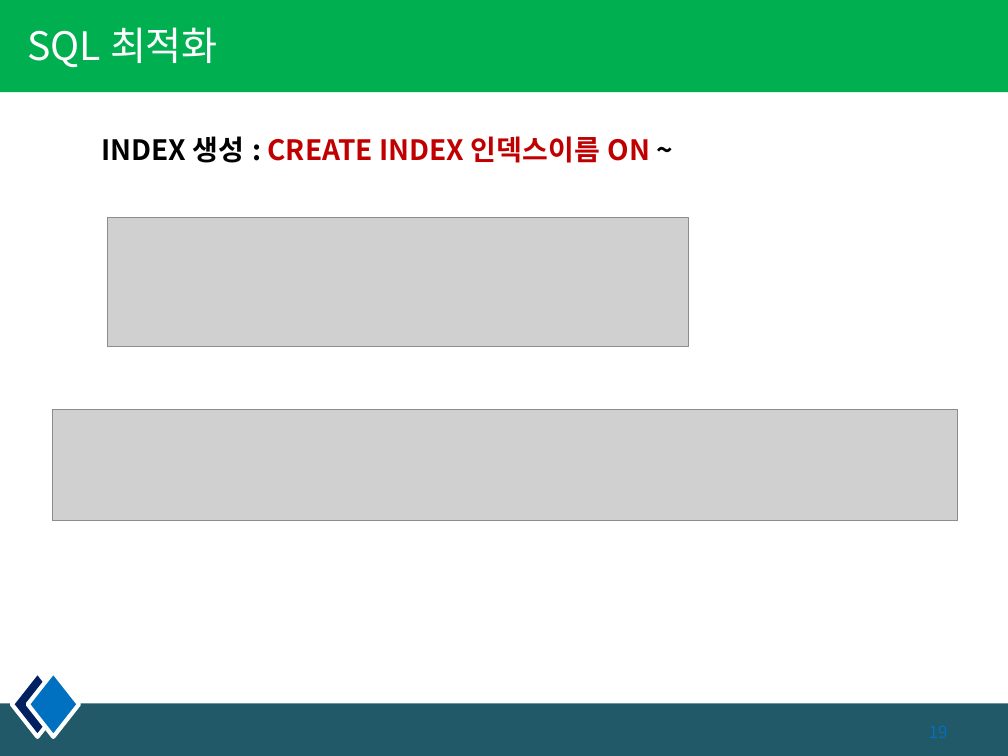
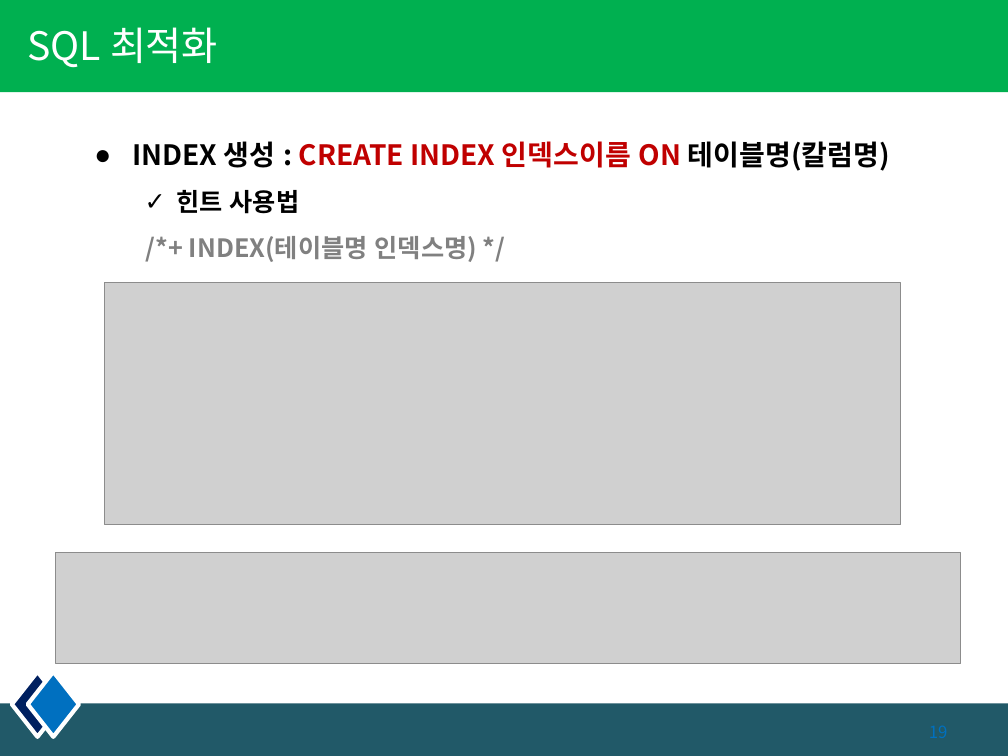
Before and after one commit to kiyongee2/green_project_web, a slide deck: slide 19 of db_ppt/6장. 함수2.pptx. Drawn at 1008x756 pixels with LibreOffice and Linux fonts; fonts in the diff are those of the drawing; grey boxes stand for pictures. Boxes give left, top, right and bottom in pixels: in the first picture for what was removed or moved away, otherwise in the second. Text is boxed around its words. In the diff, an @@ line names an element or a change of style, - is before the commit and + after.

```diff
--- a/db_ppt/6장. 함수2.pptx
+++ b/db_ppt/6장. 함수2.pptx
@@ text at (x1=132, y1=141, x2=890, y2=262): text changed; text colour #C00000 to #000000 @@
-INDEX 생성 : CREATE INDEX 인덱스이름 ON ~
+● INDEX 생성 : CREATE INDEX 인덱스이름 ON 테이블명(칼럼명)
+  ✓ 힌트 사용법
+/*+ INDEX(테이블명 인덱스명) */
@@ picture removed at (x1=107, y1=218, x2=688, y2=347) @@
@@ picture added at (x1=105, y1=283, x2=901, y2=525) @@
@@ picture moved from (x1=52, y1=409, x2=958, y2=520) to (x1=55, y1=552, x2=961, y2=663) @@
```
Also in this commit, not shown: 2 other slides changed, 2 other files.
